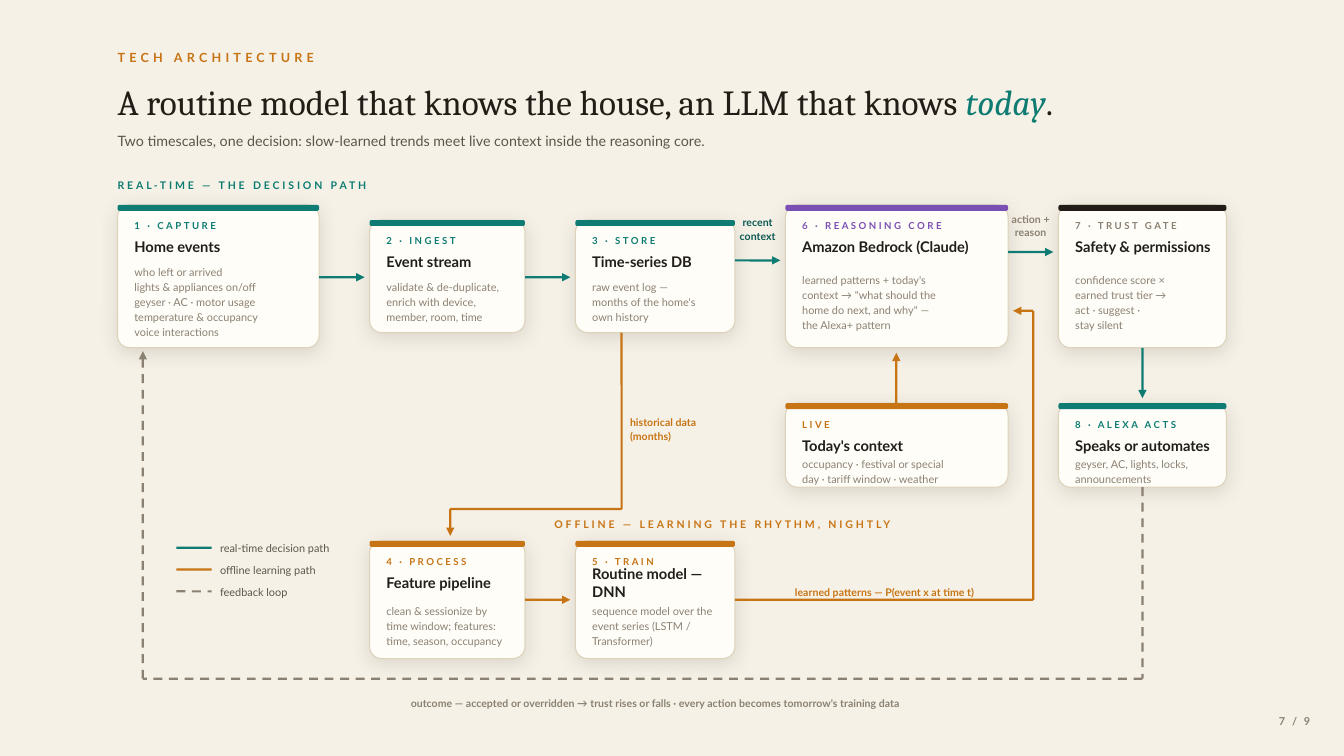
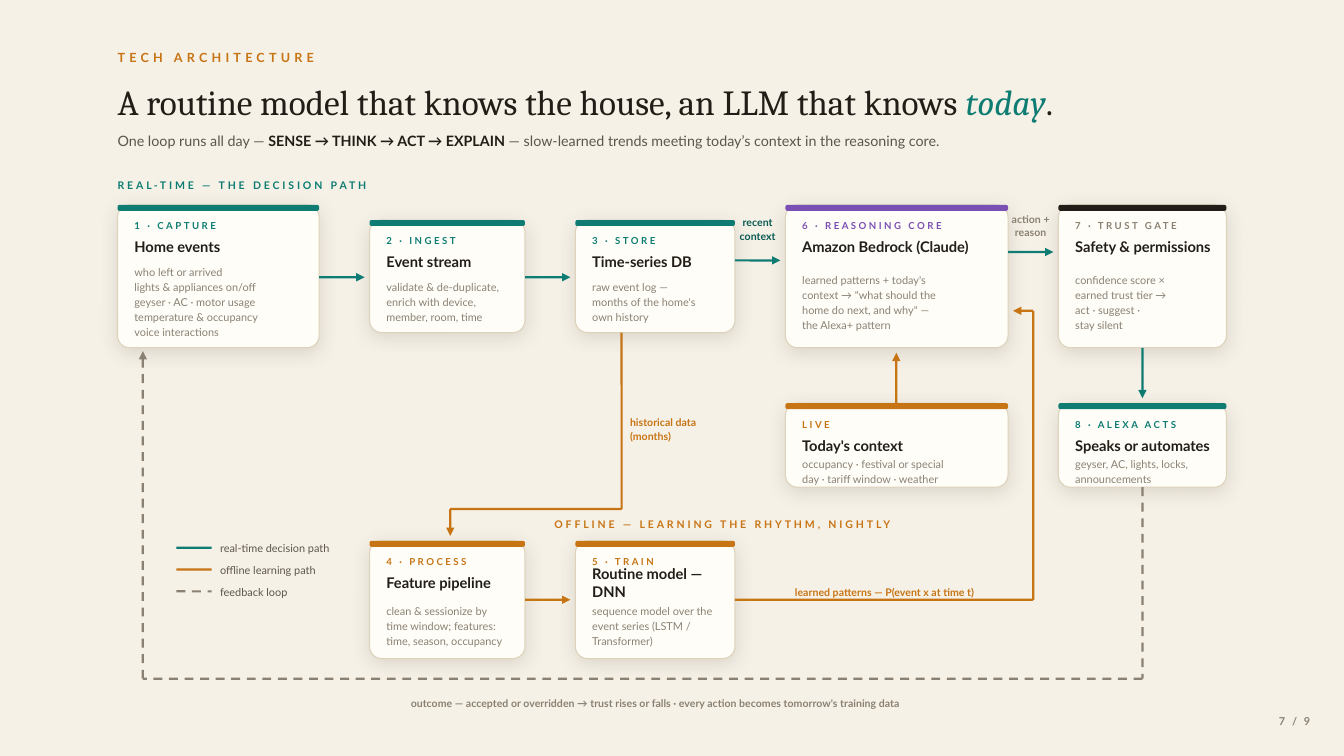
Before and after one commit to piyushk-dev/hackon_project, a slide deck: slide 7 of deck/Alexa-Thinks-Ahead-Bar-Raisers-portable.pptx. Drawn at 1344x756 pixels with LibreOffice and Linux fonts; fonts in the diff are those of the drawing. Boxes give left, top, right and bottom in pixels: in the first picture for what was removed or moved away, otherwise in the second. Text is boxed around its words. In the diff, an @@ line names an element or a change of style, - is before the commit and + after.

```diff
--- a/deck/Alexa-Thinks-Ahead-Bar-Raisers-portable.pptx
+++ b/deck/Alexa-Thinks-Ahead-Bar-Raisers-portable.pptx
@@ text at bbox=[118, 135, 940, 149]: text changed @@
-Two timescales, one decision: slow-learned trends meet live context inside the reasoning core.
+One loop runs all day — SENSE → THINK → ACT → EXPLAIN — slow-learned trends meeting today’s context in the reasoning core.
```
Also in this commit, not shown: 3 other slides changed, 4 other files.
